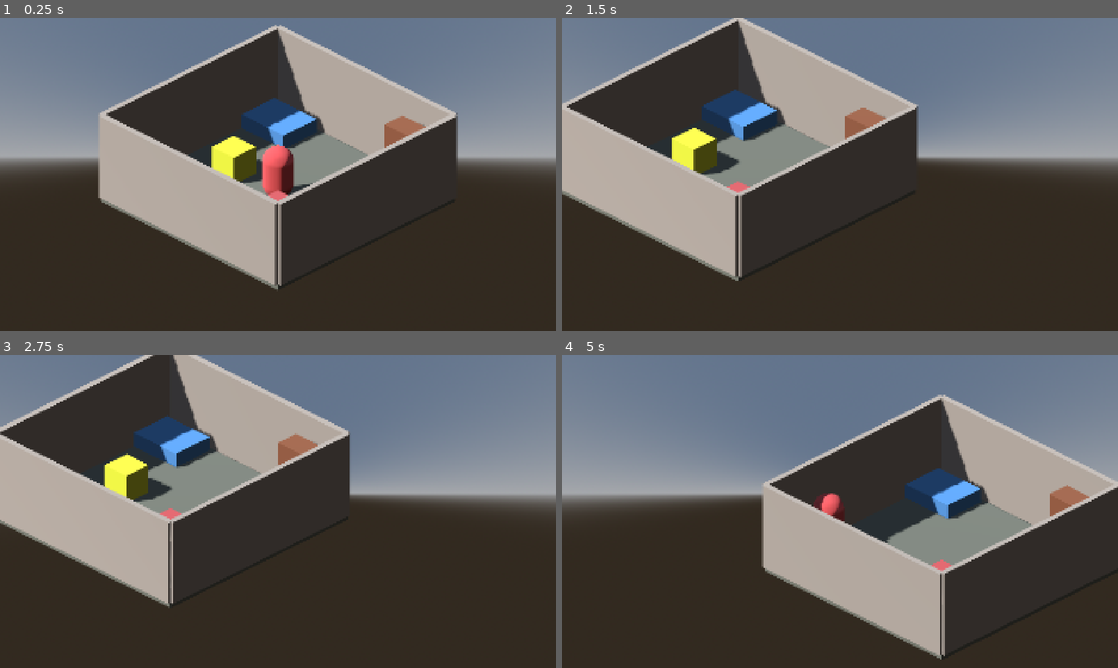
Above: before the commit, frames 1-4 (two rows, left to right).
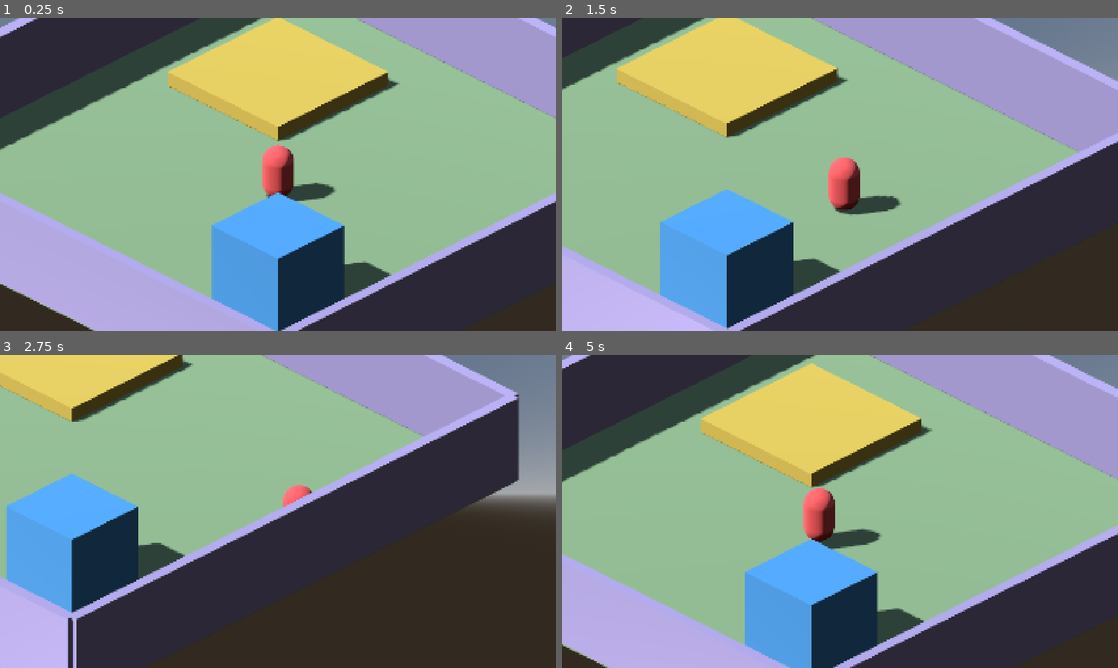
Above: after the commit, the same moments.

Repository: Coghatch-ai/diceofate
Game: Godot game, scene res://main.tscn
Same seed, same stepped clock (60 frames per second), same inputs: the game is played once before the commit and once after it.
Inputs:
- Up to frame 1 (0.25 s): no input
- Up to frame 2 (1.5 s): hold D (move_right) 0.53-1.28 s; hold F (interact) 0.53-1.28 s; tap Space (jump) at 0.77 s; hold S (move_back) from 1.28 s (still down); tap F (interact) at 1.35 s
- Up to frame 3 (2.75 s): tap Space (jump) at 1.52 s; release S (move_back) at 2.03 s; hold D (move_right) from 2.03 s (still down); hold F (interact) from 2.03 s (still down)
- Up to frame 4 (5 s): release D (move_right) at 2.78 s; release F (interact) at 2.78 s; hold W (move_forward) 2.78-3.53 s; tap F (interact) at 2.85, 4.35 s; tap Space (jump) at 3.02, 3.77, 4.52 s; hold F (interact) 3.53-4.28 s; hold A (move_left) from 3.53 s (still down)

The runs differ from the first frame. In frame 1, 88% of the frame differs, in the area x 0-100%, y 0-100%; in frame 2, 77%; in frame 3, 58%; in frame 4, 88%.

Commit message:
chore:roadmap tutorial 0.3

Diff:
--- /dev/null
+++ b/levels/blockout_01.tscn
@@ -0,0 +1,139 @@
+[gd_scene load_steps=23 format=3]
+
+[ext_resource type="PackedScene" uid="uid://bwxk8v5y3p2r1" path="res://entities/player/player.tscn" id="1"]
+
+[sub_resource type="BoxMesh" id="BoxMesh_floor"]
+size = Vector3(20, 0.2, 20)
+
+[sub_resource type="StandardMaterial3D" id="StandardMaterial3D_floor"]
+albedo_color = Color(0.45, 0.55, 0.4, 1)
+
+[sub_resource type="BoxShape3D" id="BoxShape3D_floor"]
+size = Vector3(20, 0.2, 20)
+
+[sub_resource type="BoxMesh" id="BoxMesh_wall_ns"]
+size = Vector3(20, 3, 0.4)
+
+[sub_resource type="StandardMaterial3D" id="StandardMaterial3D_walls"]
+albedo_color = Color(0.55, 0.5, 0.65, 1)
+
+[sub_resource type="BoxShape3D" id="BoxShape3D_wall_ns"]
+size = Vector3(20, 3, 0.4)
+
+[sub_resource type="BoxMesh" id="BoxMesh_wall_ew"]
+size = Vector3(20, 3, 0.4)
+
+[sub_resource type="BoxShape3D" id="BoxShape3D_wall_ew"]
+size = Vector3(20, 3, 0.4)
+
+[sub_resource type="BoxMesh" id="BoxMesh_platform1"]
+size = Vector3(5, 0.5, 5)
+
+[sub_resource type="StandardMaterial3D" id="StandardMaterial3D_platform1"]
+albedo_color = Color(0.7, 0.6, 0.25, 1)
+
+[sub_resource type="BoxShape3D" id="BoxShape3D_platform1"]
+size = Vector3(5, 0.5, 5)
+
+[sub_resource type="BoxMesh" id="BoxMesh_platform2"]
+size = Vector3(3, 3, 3)
+
+[sub_resource type="StandardMaterial3D" id="StandardMaterial3D_platform2"]
+albedo_color = Color(0.25, 0.5, 0.7, 1)
+
+[sub_resource type="BoxShape3D" id="BoxShape3D_platform2"]
+size = Vector3(3, 3, 3)
+
+[sub_resource type="ProceduralSkyMaterial" id="ProceduralSkyMaterial_sky"]
+
+[sub_resource type="Sky" id="Sky_sky"]
+sky_material = SubResource("ProceduralSkyMaterial_sky")
+
+[sub_resource type="Environment" id="Environment_env"]
+background_mode = 2
+sky = SubResource("Sky_sky")
+ambient_light_source = 3
+
+[node name="Blockout01" type="Node3D"]
+
+[node name="Floor" type="StaticBody3D" parent="."]
+position = Vector3(0, -0.1, 0)
+
+[node name="MeshInstance3D" type="MeshInstance3D" parent="Floor"]
+mesh = SubResource("BoxMesh_floor")
+surface_material_override/0 = SubResource("StandardMaterial3D_floor")
+
+[node name="CollisionShape3D" type="CollisionShape3D" parent="Floor"]
+shape = SubResource("BoxShape3D_floor")
+
+[node name="WallNorth" type="StaticBody3D" parent="."]
+position = Vector3(0, 1.5, -10)
+
+[node name="MeshInstance3D" type="MeshInstance3D" parent="WallNorth"]
+mesh = SubResource("BoxMesh_wall_ns")
+surface_material_override/0 = SubResource("StandardMaterial3D_walls")
+
+[node name="CollisionShape3D" type="CollisionShape3D" parent="WallNorth"]
+shape = SubResource("BoxShape3D_wall_ns")
+
+[node name="WallSouth" type="StaticBody3D" parent="."]
+position = Vector3(0, 1.5, 10)
+
+[node name="MeshInstance3D" type="MeshInstance3D" parent="WallSouth"]
+mesh = SubResource("BoxMesh_wall_ns")
+surface_material_override/0 = SubResource("StandardMaterial3D_walls")
+
+[node name="CollisionShape3D" type="CollisionShape3D" parent="WallSouth"]
+shape = SubResource("BoxShape3D_wall_ns")
+
+[node name="WallEast" type="StaticBody3D" parent="."]
+position = Vector3(10, 1.5, 0)
+rotation_degrees = Vector3(0, 90, 0)
+
+[node name="MeshInstance3D" type="MeshInstance3D" parent="WallEast"]
+mesh = SubResource("BoxMesh_wall_ew")
+surface_material_override/0 = SubResource("StandardMaterial3D_walls")
+
+[node name="CollisionShape3D" type="CollisionShape3D" parent="WallEast"]
+shape = SubResource("BoxShape3D_wall_ew")
+
+[node name="WallWest" type="StaticBody3D" parent="."]
+position = Vector3(-10, 1.5, 0)
+rotation_degrees = Vector3(0, 90, 0)
+
+[node name="MeshInstance3D" type="MeshInstance3D" parent="WallWest"]
+mesh = SubResource("BoxMesh_wall_ew")
+surface_material_override/0 = SubResource("StandardMaterial3D_walls")
+
+[node name="CollisionShape3D" type="CollisionShape3D" parent="WallWest"]
+shape = SubResource("BoxShape3D_wall_ew")
+
+[node name="Platform1" type="StaticBody3D" parent="."]
+position = Vector3(-5, 0.25, -5)
+
+[node name="MeshInstance3D" type="MeshInstance3D" parent="Platform1"]
+mesh = SubResource("BoxMesh_platform1")
+surface_material_override/0 = SubResource("StandardMaterial3D_platform1")
+
+[node name="CollisionShape3D" type="CollisionShape3D" parent="Platform1"]
+shape = SubResource("BoxShape3D_platform1")
+
+[node name="Platform2" type="StaticBody3D" parent="."]
+position = Vector3(5, 1.5, 5)
+
+[node name="MeshInstance3D" type="MeshInstance3D" parent="Platform2"]
+mesh = SubResource("BoxMesh_platform2")
+surface_material_override/0 = SubResource("StandardMaterial3D_platform2")
+
+[node name="CollisionShape3D" type="CollisionShape3D" parent="Platform2"]
+shape = SubResource("BoxShape3D_platform2")
+
+[node name="DirectionalLight3D" type="DirectionalLight3D" parent="."]
+rotation_degrees = Vector3(-45, -30, 0)
+shadow_enabled = true
+
+[node name="WorldEnvironment" type="WorldEnvironment" parent="."]
+environment = SubResource("Environment_env")
+
+[node name="Player" parent="." instance=ExtResource("1")]
+position = Vector3(0, 1, 0)
--- a/main.gd
+++ b/main.gd
@@ -1,7 +1,7 @@
 # main.gd — persistent shell: loads and swaps level scenes under %LevelHost.
 extends Node
 
-@export_file("*.tscn") var initial_level: String = "res://levels/basic_room.tscn"
+@export_file("*.tscn") var initial_level: String = "res://levels/blockout_01.tscn"
 
 var current_level: Node = null
 
Not shown, added: design/level-blockout-1.md
Not shown, added: design/level-blockout-2.md
Not shown, added: design/level-blockout-3.md
Not shown, added: design/level-blockout.md
